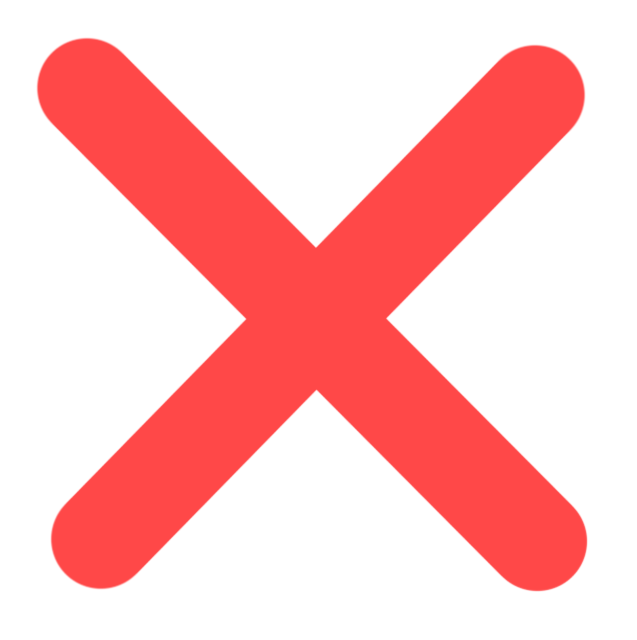
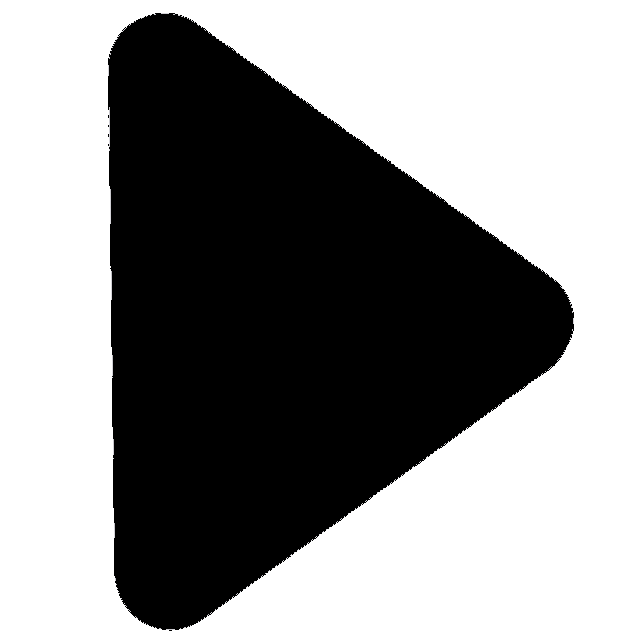
Comparing the layer stacks of the two 637x640 images. Changes:
added layer "Слой 5" above "Слой 4" over [108, 13, 574, 631]
hid "Слой 4" over [36, 36, 588, 593]
